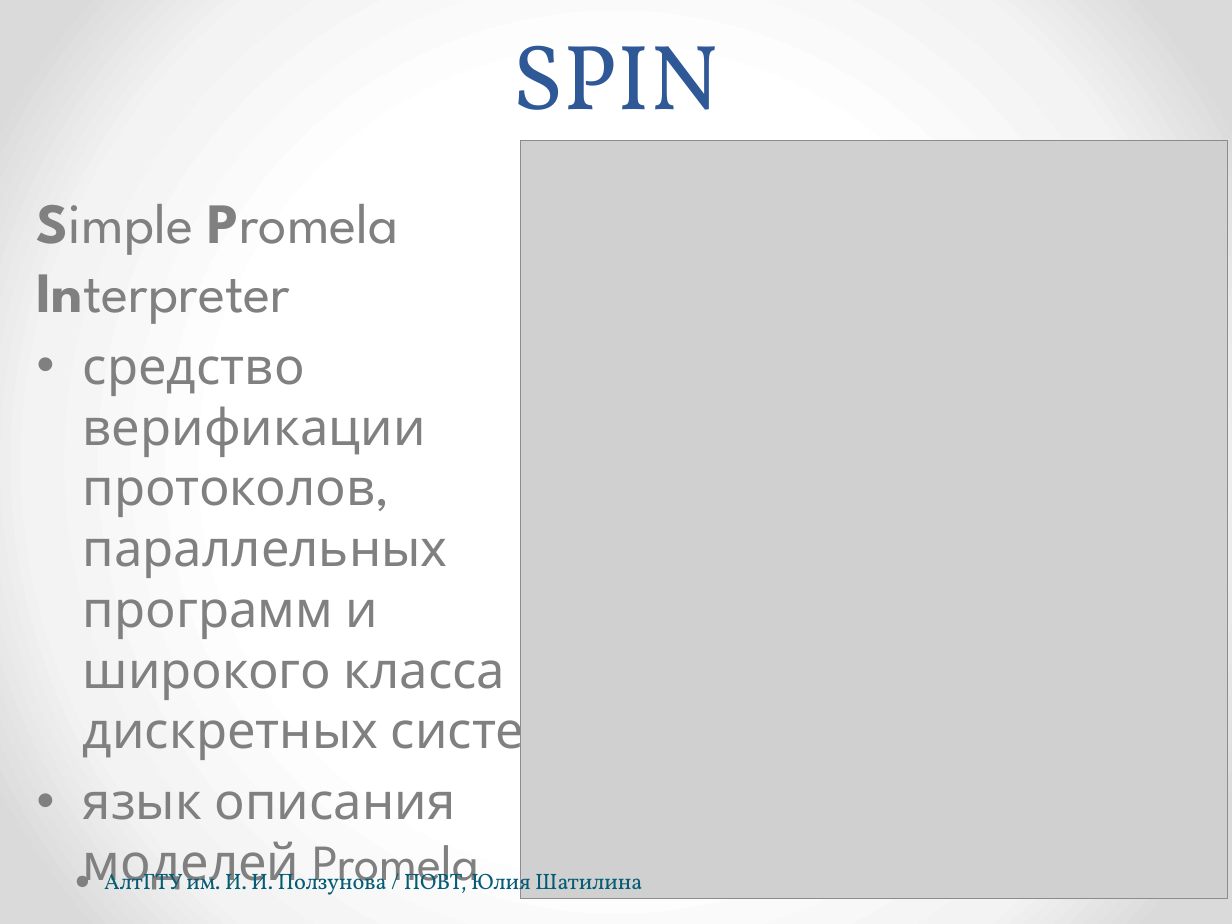
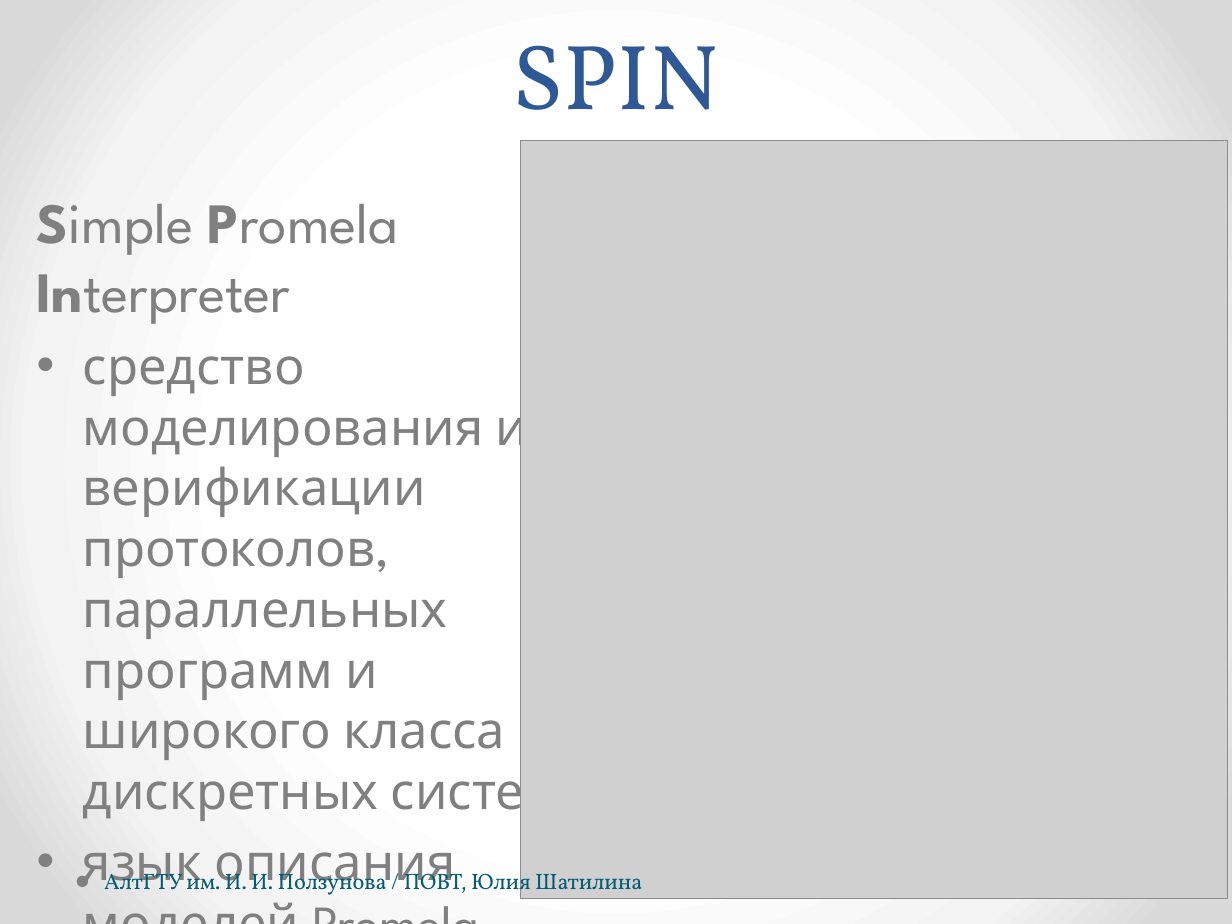
Before and after one commit to hisohito/proto-doc, a slide deck: slide 7 of shatilina.pptx. Drawn at 1232x924 pixels with LibreOffice and Linux fonts; fonts in the diff are those of the drawing; grey boxes stand for pictures. Boxes give left, top, right and bottom in pixels: in the first picture for what was removed or moved away, otherwise in the second. Text is boxed around its words. In the diff, an @@ line names an element or a change of style, - is before the commit and + after.

Commit message:
Work on presentation

```diff
--- a/shatilina.pptx
+++ b/shatilina.pptx
@@ text at <box>83,356,562,823</box>: text changed @@
-• средство верификации протоколов, параллельных программ и широкого класса дискретных систем
+• средство моделирования и верификации протоколов, параллельных программ и широкого класса дискретных систем
```
Also in this commit, not shown: 1 other slide changed, 3 slides added, 1 slide removed, 2 other files.
